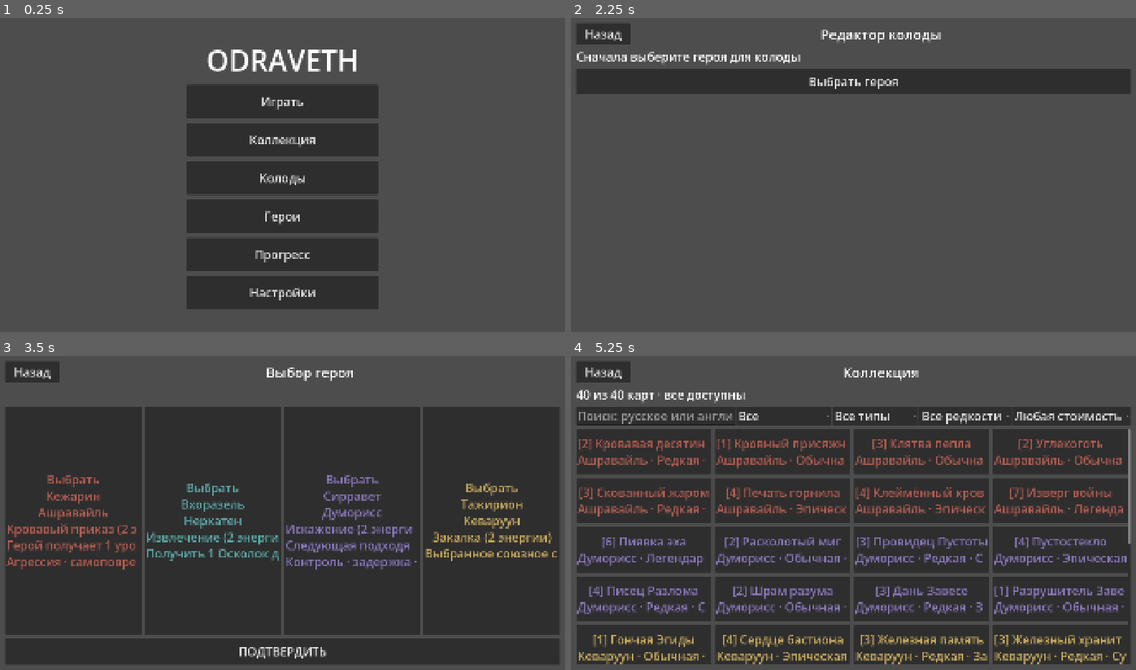
Above: before the commit, frames 1-4 (two rows, left to right).
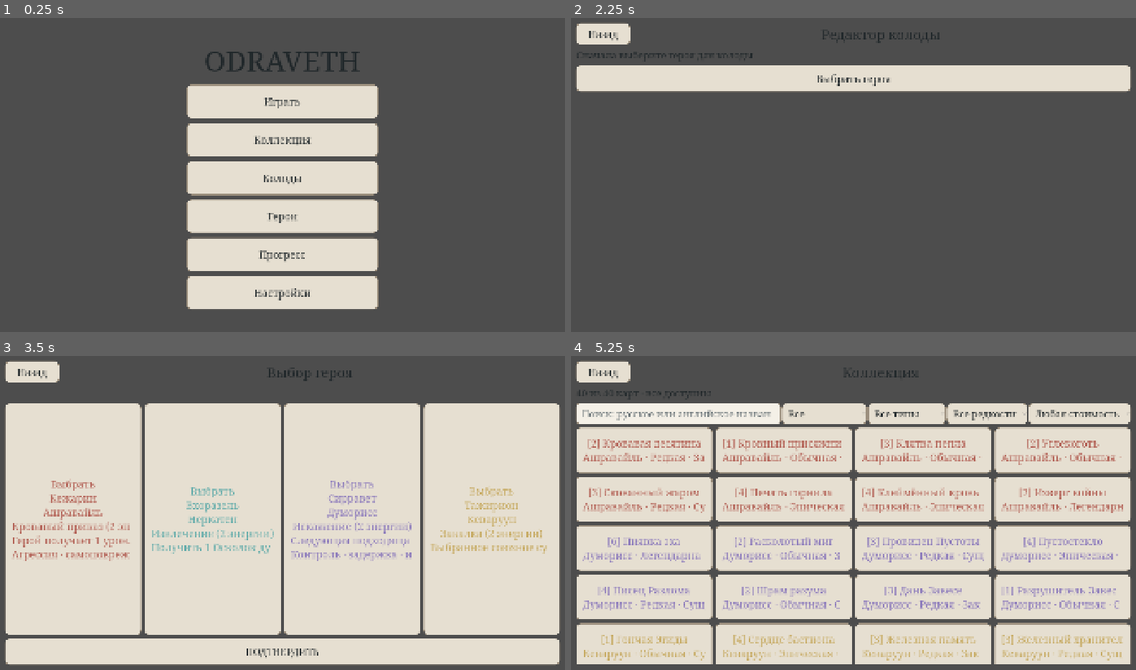
Above: after the commit, the same moments.

Repository: ilsafgilmullin/odraveth
Game: Godot game, scene res://scenes/boot/boot.tscn
Same seed, same stepped clock (60 frames per second), same inputs: the game is played once before the commit and once after it.
Inputs:
- Up to frame 1 (0.25 s): no input
- Up to frame 2 (2.25 s): click "Играть" at 0.5 s; click "Назад" at 1.25 s; click "Играть" at 2 s
- Up to frame 3 (3.5 s): click "Выбрать героя" at 2.75 s
- Up to frame 4 (5.25 s): click "Назад" at 3.5 s; click "Назад" at 4.25 s; click "Коллекция" at 5 s

The runs differ from the first frame. In frame 1, 23% of the frame differs, in the area x 32-68%, y 10-93%; in frame 2, 11%; in frame 3, 81%, in the area x 0-100%, y 1-99%; in frame 4, 79%.

Commit message:
Stage 7A: wire theme, tests and clean-import CI

Diff:
--- a/project.godot
+++ b/project.godot
@@ -59,7 +59,7 @@
 
 [gui]
 
-theme/custom="res://assets/ui/placeholder_theme.tres"
+theme/custom="res://assets/ui/visual_alpha/theme/visual_alpha_theme.tres"
 
 [rendering]
 
--- a/tests/smoke_test.gd
+++ b/tests/smoke_test.gd
@@ -16,6 +16,7 @@
 const BattleUiTests := preload("res://tests/battle_ui_tests.gd")
 const PlayerSetupTests := preload("res://tests/player_setup_tests.gd")
 const PlayerSetupUiTests := preload("res://tests/player_setup_ui_tests.gd")
+const VisualFoundationTests := preload("res://tests/visual_foundation_tests.gd")
 const ENGINE_TEST_MODULES := [
 	["MatchEngine core rules", preload("res://tests/engine/engine_core_tests.gd")],
 	["Hero abilities", preload("res://tests/engine/hero_power_tests.gd")],
@@ -88,6 +89,8 @@
 	_test_routes()
 	_test_game_rules()
 	_test_cyrillic_font()
+	_section("Stage 7A visual foundation and reusable UI kit")
+	await VisualFoundationTests.new(_check, get_tree()).run()
 	_test_save_manager()
 	_test_card_database()
 	_section("Player setup data and persistence")
--- /dev/null
+++ b/tests/visual_foundation_smoke.gd
@@ -0,0 +1,30 @@
+extends Node
+
+const VisualFoundationTests := preload("res://tests/visual_foundation_tests.gd")
+var failures: PackedStringArray = []
+var checks := 0
+
+
+func _ready() -> void:
+	_run.call_deferred()
+
+
+func _run() -> void:
+	await VisualFoundationTests.new(_check, get_tree()).run()
+	if failures.is_empty():
+		print("STAGE 7A TARGETED PASSED: %d checks." % checks)
+		get_tree().quit(0)
+	else:
+		print("STAGE 7A TARGETED FAILED: %d/%d failed." % [failures.size(), checks])
+		for failure in failures:
+			print(" - %s" % failure)
+		get_tree().quit(1)
+
+
+func _check(condition: bool, description: String) -> void:
+	checks += 1
+	if condition:
+		print("ok: %s" % description)
+	else:
+		failures.append(description)
+		print("FAIL: %s" % description)
--- /dev/null
+++ b/tests/visual_foundation_smoke.tscn
@@ -0,0 +1,6 @@
+[gd_scene load_steps=2 format=3]
+
+[ext_resource type="Script" path="res://tests/visual_foundation_smoke.gd" id="1_test"]
+
+[node name="VisualFoundationSmoke" type="Node"]
+script = ExtResource("1_test")
--- /dev/null
+++ b/tests/visual_foundation_tests.gd
@@ -0,0 +1,95 @@
+extends RefCounted
+## Stage 7A reusable visual foundation checks.
+
+var check: Callable
+var tree: SceneTree
+
+
+func _init(check_fn: Callable, game_tree: SceneTree) -> void:
+	check = check_fn
+	tree = game_tree
+
+
+func _ok(value: bool, description: String) -> void:
+	check.call(value, "visual foundation: " + description)
+
+
+func run() -> void:
+	_test_resources()
+	_test_typography()
+	_test_responsive_metrics()
+	await _test_component_preview()
+
+
+func _test_resources() -> void:
+	var theme_path := "res://assets/ui/visual_alpha/theme/visual_alpha_theme.tres"
+	_ok(ProjectSettings.get_setting("gui/theme/custom") == theme_path, "project uses Stage 7A shared Theme")
+	for path in [
+		theme_path,
+		"res://assets/ui/visual_alpha/fonts/NotoSerif-Regular.ttf",
+		"res://assets/ui/visual_alpha/fonts/NotoSerif-SemiBold.ttf",
+		"res://assets/ui/visual_alpha/icons/check.svg",
+		"res://assets/ui/visual_alpha/icons/chevron_down.svg",
+		"res://assets/ui/visual_alpha/icons/status_diamond.svg",
+	]:
+		_ok(ResourceLoader.exists(path), "%s resolves" % path)
+	var theme := load(theme_path) as Theme
+	_ok(theme != null and theme.default_font != null and theme.default_font_size >= 30,
+		"shared Theme loads with readable default typography")
+
+
+func _test_typography() -> void:
+	var body := load("res://assets/ui/visual_alpha/fonts/NotoSerif-Regular.ttf") as Font
+	var display := load("res://assets/ui/visual_alpha/fonts/NotoSerif-SemiBold.ttf") as Font
+	var sample := "Нулмерис — Ёж, Цитадель, Соперник"
+	var body_missing := ""
+	var display_missing := ""
+	for character in sample:
+		var code := character.unicode_at(0)
+		if not body.has_char(code):
+			body_missing += character
+		if not display.has_char(code):
+			display_missing += character
+	_ok(body_missing.is_empty(), "body font covers Cyrillic sample (missing '%s')" % body_missing)
+	_ok(display_missing.is_empty(), "display font covers Cyrillic sample (missing '%s')" % display_missing)
+
+
+func _test_responsive_metrics() -> void:
+	_ok(ResponsiveLayout.collection_columns(1500) == 4, "narrow landscape prepares 4-column grid")
+	_ok(ResponsiveLayout.collection_columns(1920) == 5, "1920 width prepares 5-column grid")
+	_ok(ResponsiveLayout.collection_columns(2400) == 6, "2400 width prepares 6-column grid")
+	_ok(ResponsiveLayout.outer_margin(2400) > ResponsiveLayout.outer_margin(1920),
+		"wide landscape increases shared outer margin")
+	var compact := Control.new()
+	ResponsiveLayout.enforce_touch_target(compact)
+	_ok(compact.custom_minimum_size.x >= 64 and compact.custom_minimum_size.y >= 64,
+		"minimum Android touch target is at least 64x64")
+	compact.free()
+
+
+func _test_component_preview() -> void:
+	var packed := load("res://scenes/common/ui_kit_preview.tscn") as PackedScene
+	var preview := packed.instantiate() as UiKitPreview if packed != null else null
+	_ok(preview != null, "UI kit validation scene instantiates")
+	if preview == null:
+		return
+	tree.root.add_child(preview)
+	await tree.process_frame
+	for component_name in [
+		"PrimaryButton", "SecondaryButton", "SubtleButton", "CompactBattleButton", "IconButton",
+		"FilterChip", "Switch", "Select", "TextField", "SegmentedControl", "Panel", "Modal",
+		"HeroPortraitFrame", "CardFrameBase", "StatusMarker", "ScrollView",
+	]:
+		_ok(preview.find_child(component_name, true, false) != null, "%s component exists" % component_name)
+	var primary := preview.find_child("PrimaryButton", true, false) as Button
+	var filter := preview.find_child("FilterChip", true, false) as Button
+	var select := preview.find_child("Select", true, false) as OptionButton
+	_ok(primary.custom_minimum_size.y >= 64 and primary.get_theme_stylebox("pressed").get_border_width(SIDE_LEFT) >
+		primary.get_theme_stylebox("normal").get_border_width(SIDE_LEFT),
+		"primary pressed/selected silhouette changes beyond colour")
+	_ok(filter.toggle_mode and filter.button_pressed and filter.icon != null,
+		"filter selected state includes a check mark, not colour alone")
+	_ok(select.custom_minimum_size.y >= 64 and select.get_theme_icon("arrow") != null,
+		"dropdown has comfortable target and reusable arrow asset")
+	preview.queue_free()
+	await tree.process_frame
Not shown, added: .github/workflows/stage7a-visual-foundation.yml
Not shown, added: docs/VISUAL_FOUNDATION.md
